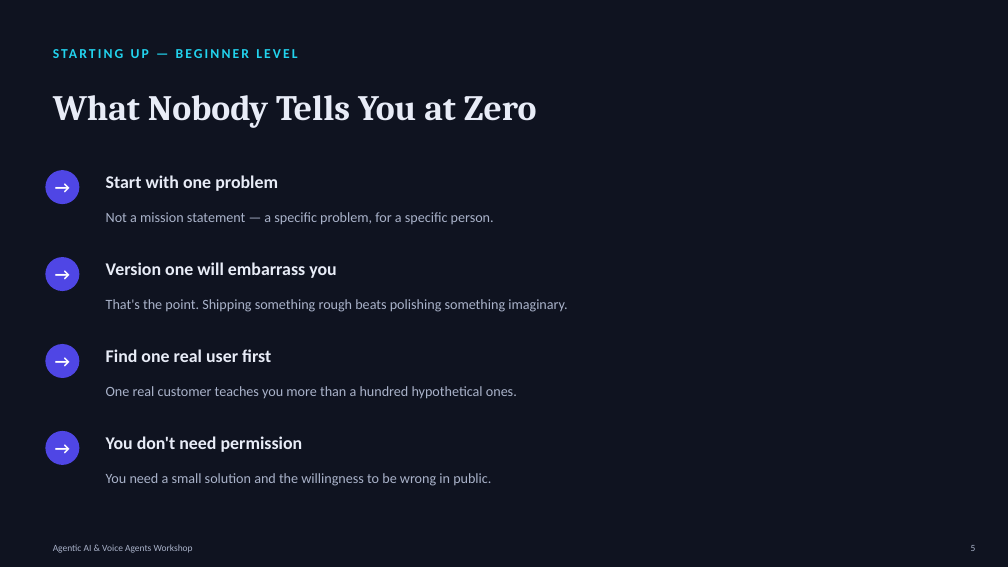
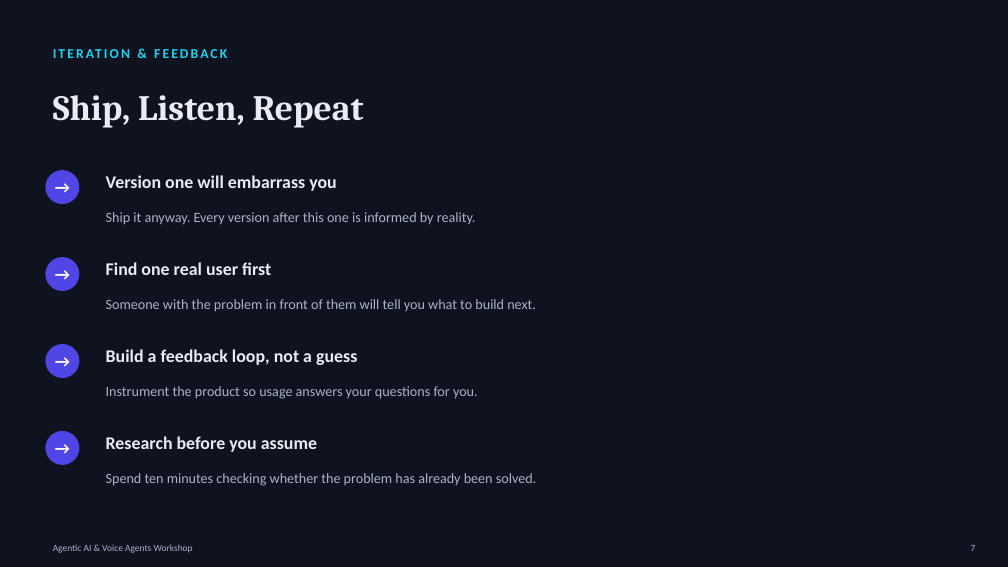
Before and after one commit to KarthikRommula/livekit-voice-agent-workshop, a slide deck: slide 5 of AGENTIC AI & VOICE AGENTS.pptx (slide 3 before the commit). Drawn at 1008x567 pixels with LibreOffice and Linux fonts; fonts in the diff are those of the drawing. Boxes give left, top, right and bottom in pixels: in the first picture for what was removed or moved away, otherwise in the second. Text is boxed around its words. In the diff, an @@ line names an element or a change of style, - is before the commit and + after.

```diff
--- a/AGENTIC AI & VOICE AGENTS.pptx
+++ b/AGENTIC AI & VOICE AGENTS.pptx
@@ text at (53, 95, 364, 128): text changed @@
-What Nobody Tells You at Zero
+Ship, Listen, Repeat
@@ text at (106, 175, 336, 191): text changed @@
-Start with one problem
+Version one will embarrass you
@@ text at (106, 212, 476, 225): text changed @@
-Not a mission statement — a specific problem, for a specific person.
+Ship it anyway. Every version after this one is informed by reality.
@@ text at (106, 262, 271, 275): text changed @@
-Version one will embarrass you
+Find one real user first
@@ text at (106, 299, 536, 312): text changed @@
-That's the point. Shipping something rough beats polishing something imaginary.
+Someone with the problem in front of them will tell you what to build next.
@@ text at (106, 349, 357, 365): text changed @@
-Find one real user first
+Build a feedback loop, not a guess
@@ text at (161, 349, 228, 362): text changed @@
-STARTING UP — BEGINNER LEVEL
+ITERATION & FEEDBACK
@@ text at (106, 386, 478, 399): text changed @@
-One real customer teaches you more than a hundred hypothetical ones.
+Instrument the product so usage answers your questions for you.
@@ text at (106, 436, 317, 452): text changed @@
-You don't need permission
+Research before you assume
@@ text at (106, 473, 536, 486): text changed @@
-You need a small solution and the willingness to be wrong in public.
+Spend ten minutes checking whether the problem has already been solved.
```
Also in this commit, not shown: 2 other slides changed, 4 slides added.
